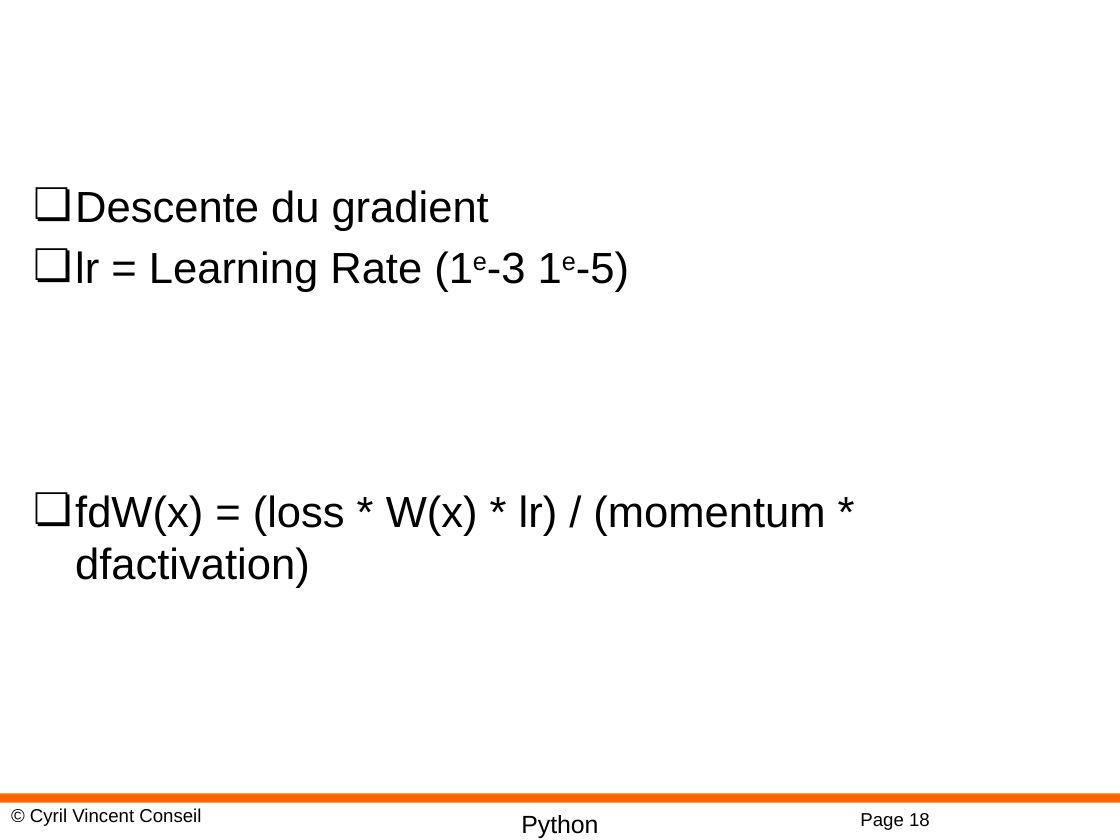
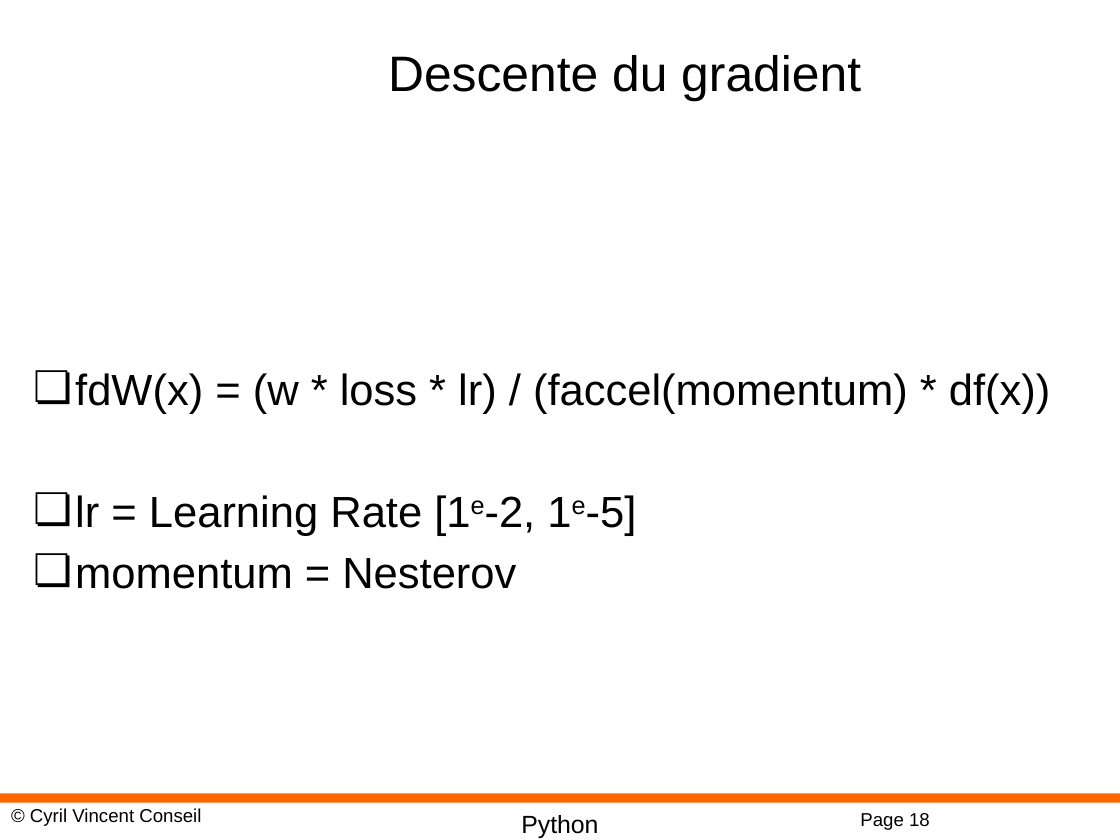
Before and after one commit to cyrilvincent/DL, a slide deck: slide 18 of PPT/DeepLearning08-MLP.pptx. Drawn at 1120x840 pixels with LibreOffice and Linux fonts; fonts in the diff are those of the drawing; background and template pictures are left out. Boxes give left, top, right and bottom in pixels: in the first picture for what was removed or moved away, otherwise in the second. Text is boxed around its words. In the diff, an @@ line names an element or a change of style, - is before the commit and + after.

```diff
--- a/PPT/DeepLearning08-MLP.pptx
+++ b/PPT/DeepLearning08-MLP.pptx
@@ title added at <box>388,55,861,101</box>, 32 pt, text #000000 @@
+Descente du gradient
@@ text at <box>75,373,1050,589</box>: text changed @@
-❏ Descente du gradient
-❏ lr = Learning Rate (1e-3 1e-5)
-❏ fdW(x) = (loss * W(x) * lr) / (momentum * dfactivation)
+❏ fdW(x) = (w * loss * lr) / (faccel(momentum) * df(x))
+❏ lr = Learning Rate [1e-2, 1e-5]
+❏ momentum = Nesterov
```
Also in this commit, not shown: 6 other files.
